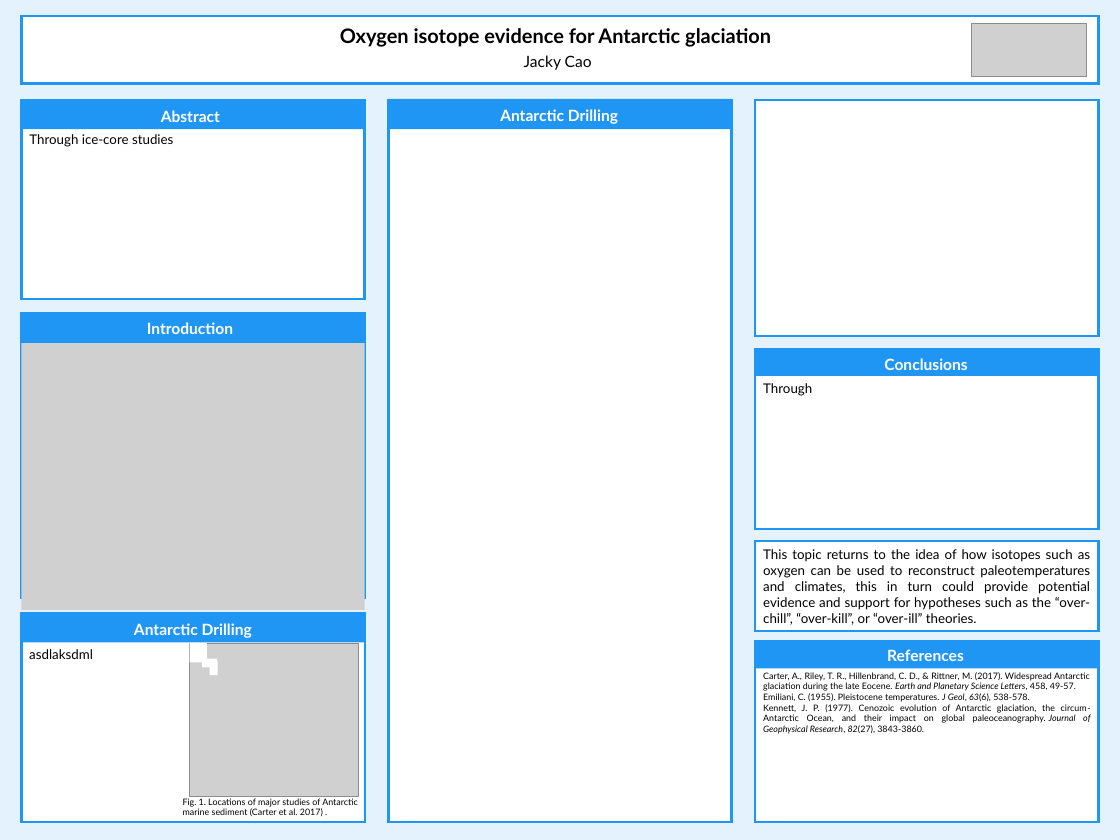
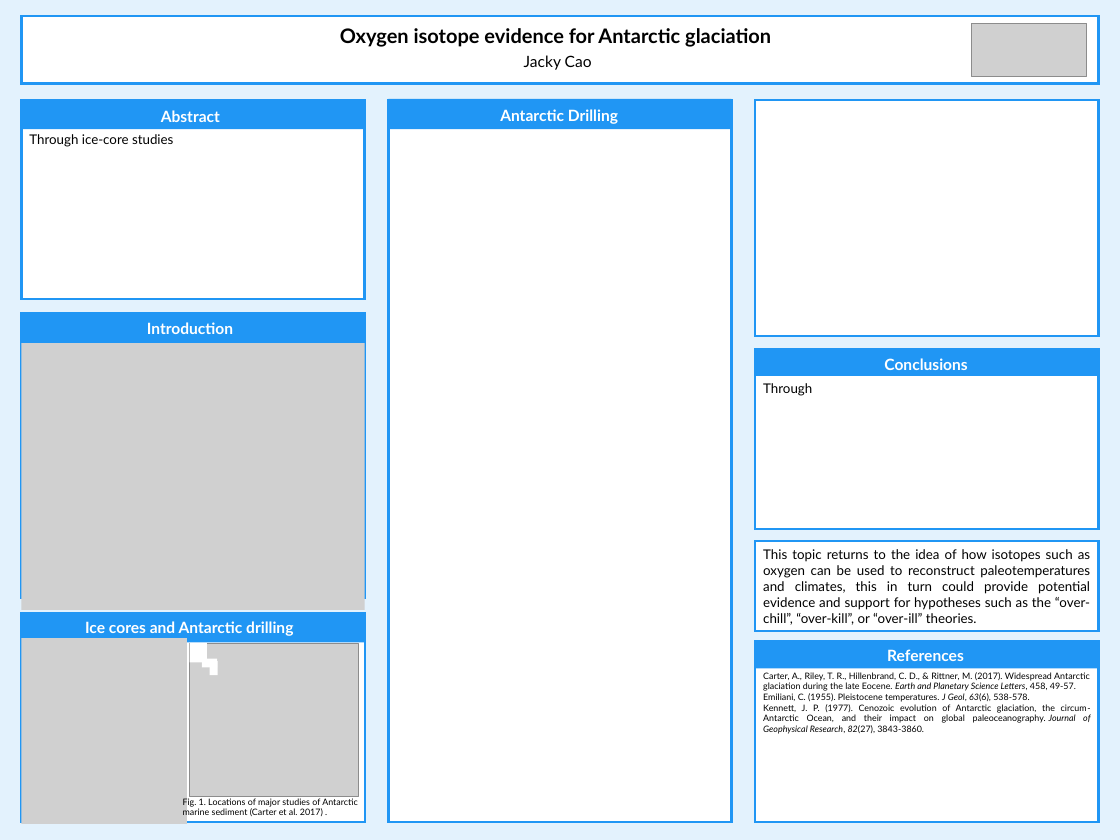
Before and after one commit to cao-jacky/degree_level4, a slide deck: slide 1 of earth_system_and_climate_4/term_2/poster/oxygen_poster.pptx. Drawn at 1120x840 pixels with LibreOffice and Linux fonts; fonts in the diff are those of the drawing; grey boxes stand for pictures. Boxes give left, top, right and bottom in pixels: in the first picture for what was removed or moved away, otherwise in the second. Text is boxed around its words. In the diff, an @@ line names an element or a change of style, - is before the commit and + after.

Commit message:
esc4: p: ice cores and paeleotemperatures reconstruction

```diff
--- a/earth_system_and_climate_4/term_2/poster/oxygen_poster.pptx
+++ b/earth_system_and_climate_4/term_2/poster/oxygen_poster.pptx
@@ text at bbox=[85, 621, 293, 636]: text changed @@
-Antarctic Drilling
+Ice cores and Antarctic drilling
@@ picture added at bbox=[22, 638, 187, 824] @@
@@ text removed at bbox=[29, 649, 93, 659] @@
-asdlaksdml
```
